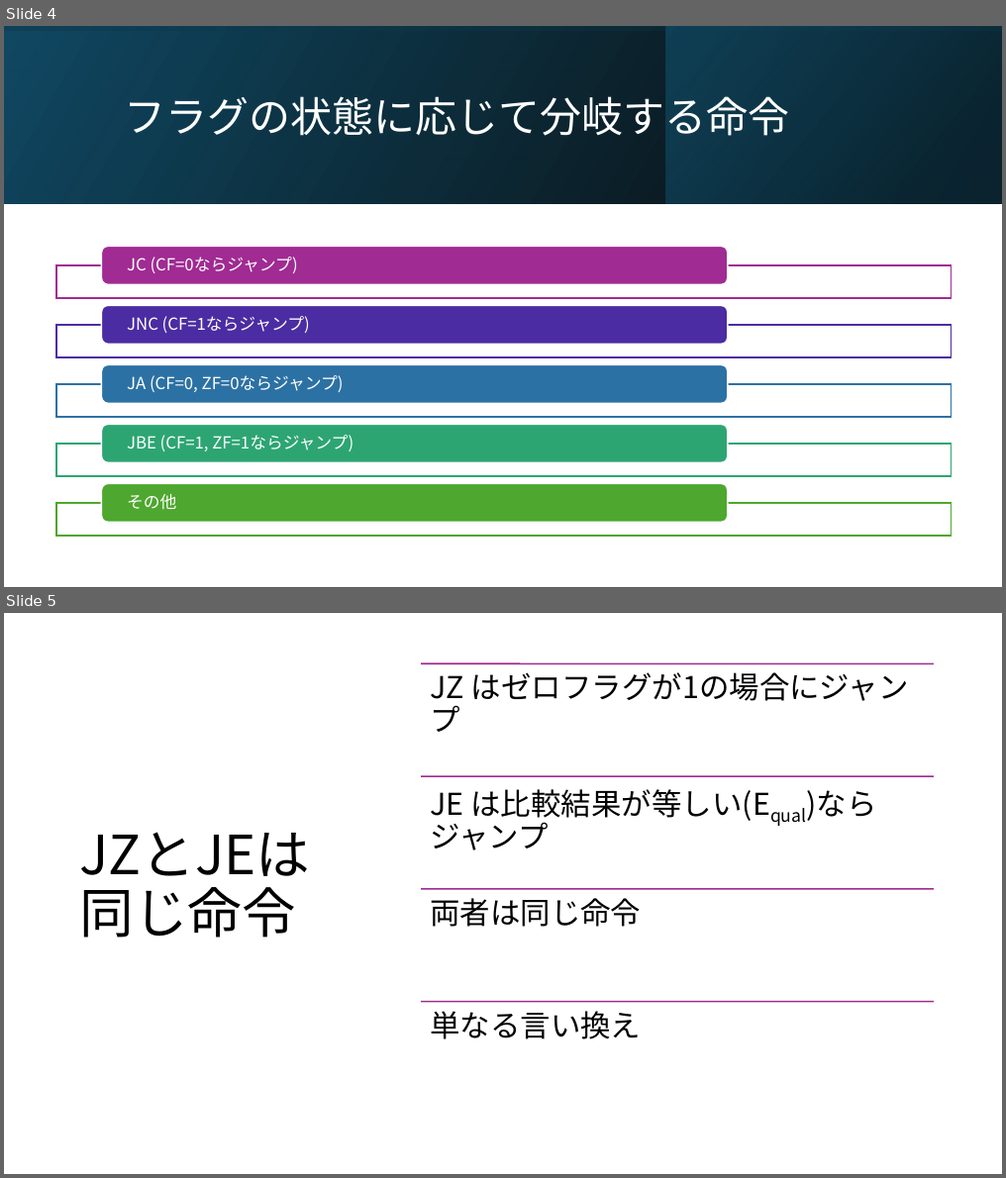
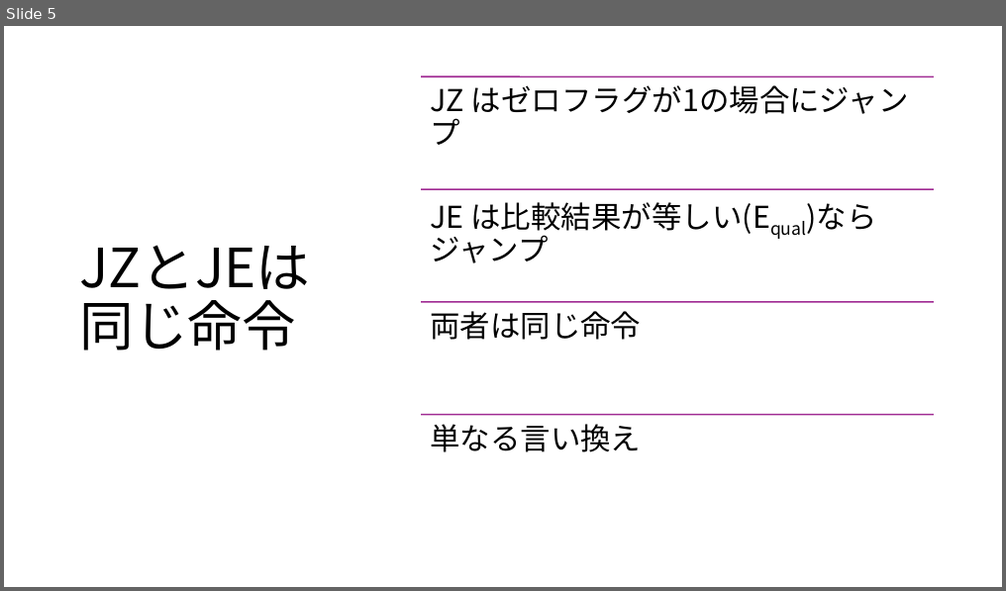
Before and after one commit to youtube-programmercpp/Y250713AsmJcc, a slide deck: 条件分岐入門.pptx. Shown one above the other, each under a label of ours: slides 4 and 5 before the commit, slide 5 after it. The pictures are 1006x1178 and 1006x591 pixels, drawn with LibreOffice and Linux fonts; fonts in the diff are those of the drawing. Boxes give left, top, right and bottom in pixels: in the first picture for what was removed or moved away, otherwise in the second. Text is boxed around its words. In the diff, an @@ line names an element or a change of style, - is before the commit and + after.

```diff
--- a/条件分岐入門.pptx
+++ b/条件分岐入門.pptx
@@ slide 4 removed at (4, 26, 1002, 587), background #FFFFFF @@
@@ rectangle removed at (4, 26, 1002, 203) @@
@@ rectangle removed at (4, 26, 1002, 203) @@
@@ rectangle removed at (665, 26, 1001, 203) @@
@@ title removed at (125, 96, 789, 136) @@
-フラグの状態に応じて分岐する命令
@@ group removed at (56, 246, 951, 536): 5 rectangles, 5 rounded rectangles, 5 texts @@
-JC (CF=0ならジャンプ)
-JNC (CF=1ならジャンプ)
-JA (CF=0, ZF=0ならジャンプ)
-JBE (CF=1, ZF=1ならジャンプ)
-その他
```
Also in this commit, not shown: 1 slide changed, 3 slides added.
